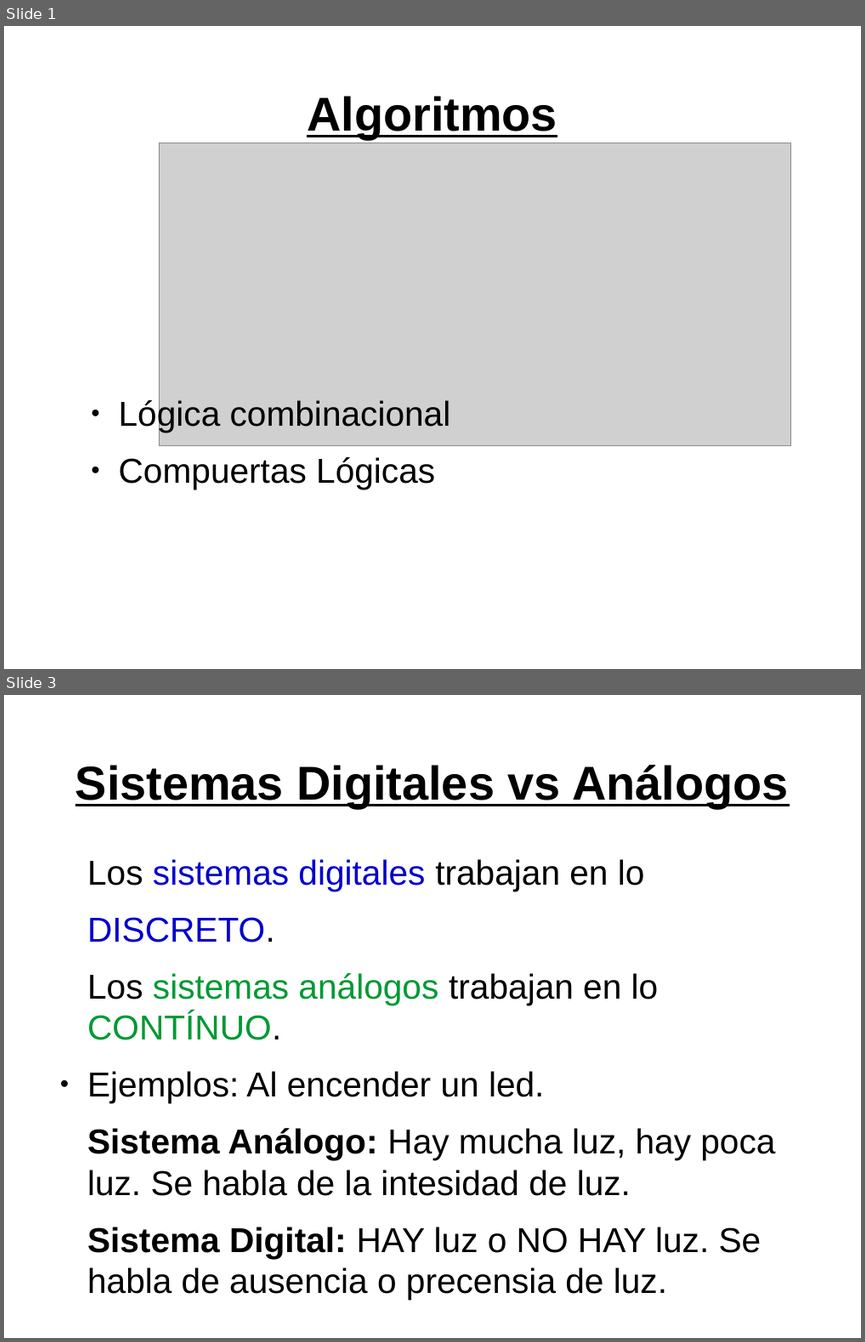
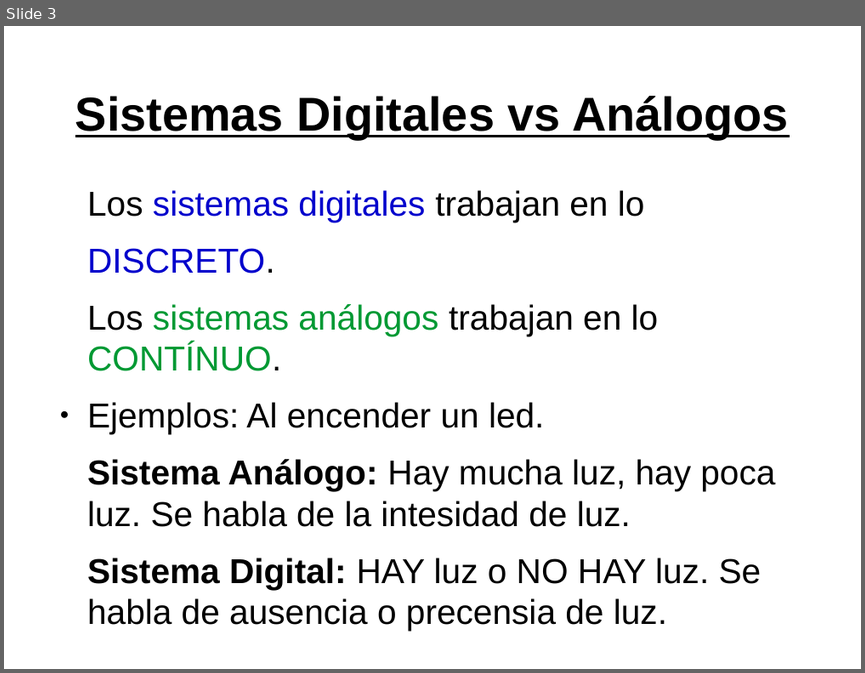
Before and after one commit to karolans25/luabot, a slide deck: planDeEstudio/Temas/4.Algoritmos/Clase6.odp. Shown one above the other, each under a label of ours: slides 1 and 3 before the commit, slide 3 after it; the slides between them are not shown. The pictures are 865x1342 and 865x673 pixels, drawn with LibreOffice and Linux fonts; fonts in the diff are those of the drawing; grey boxes stand for pictures. Boxes give left, top, right and bottom in pixels: in the first picture for what was removed or moved away, otherwise in the second. Text is boxed around its words. In the diff, an @@ line names an element or a change of style, - is before the commit and + after.

```diff
--- a/planDeEstudio/Temas/4.Algoritmos/Clase6.odp
+++ b/planDeEstudio/Temas/4.Algoritmos/Clase6.odp
@@ slide 1 removed at (x1=4, y1=26, x2=861, y2=669), background #FFFFFF @@
@@ title removed at (x1=307, y1=96, x2=557, y2=139) @@
-Algoritmos
@@ picture removed at (x1=160, y1=142, x2=792, y2=446) @@
@@ text removed at (x1=119, y1=398, x2=451, y2=488) @@
-● Lógica combinacional
-● Compuertas Lógicas
```
Also in this commit, not shown: 1 slide changed, 1 slide added, 3 other files.
